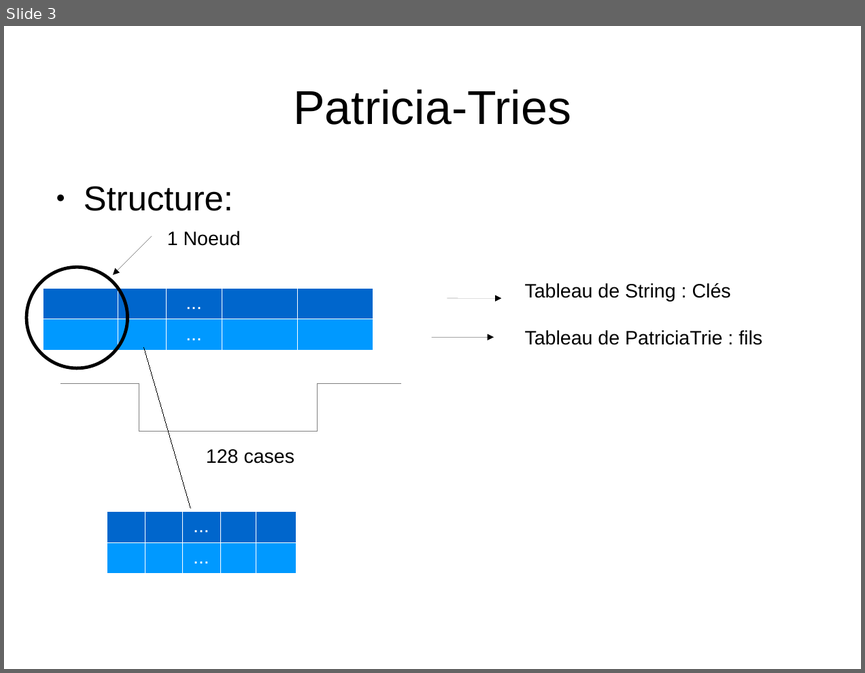
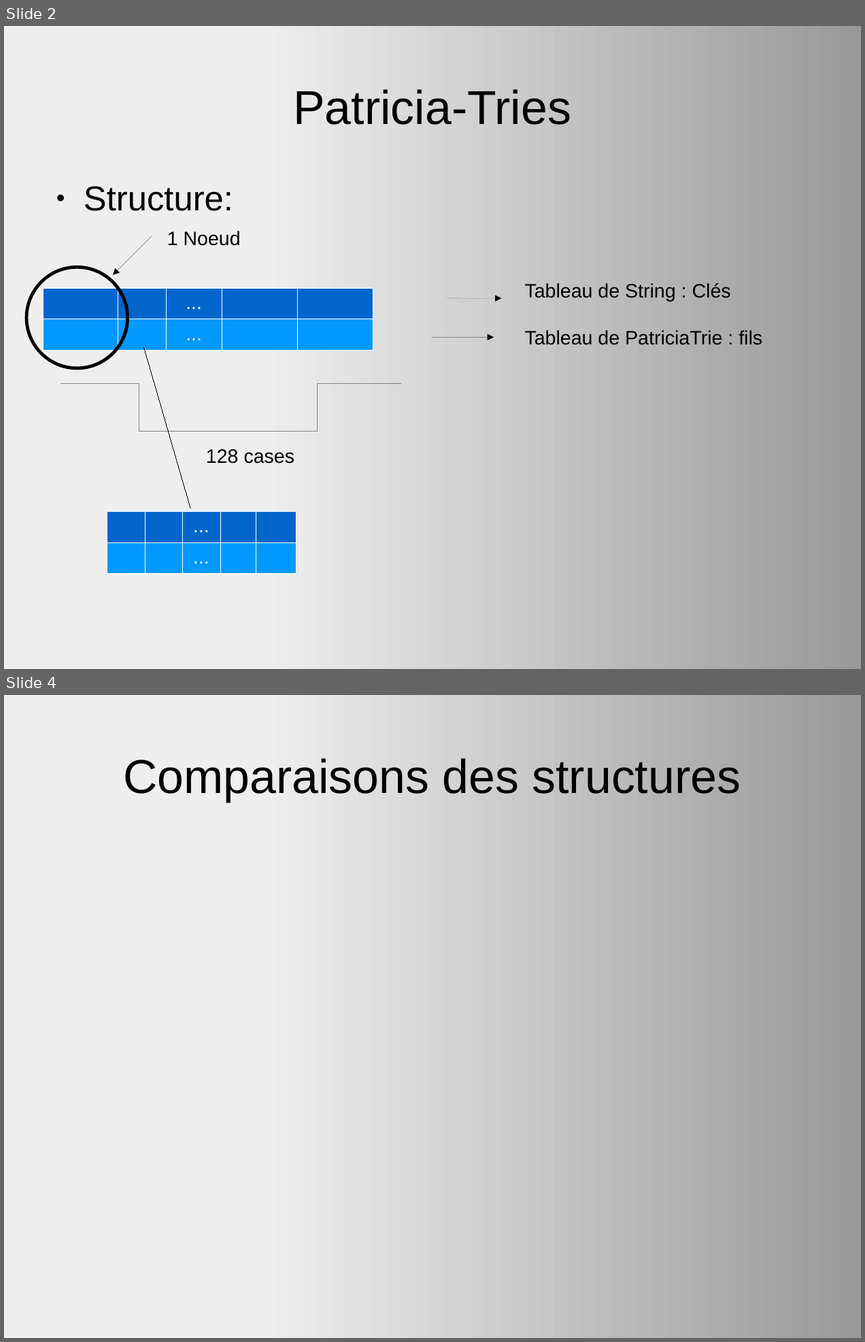
Before and after one commit to Krihox/algavproject, a slide deck: ALGAV/rapport/diapo_ALGAV.odp. Shown one above the other, each under a label of ours: slide 3 before the commit, slides 2 and 4 after it; the slides between them are not shown. The pictures are 865x673 and 865x1342 pixels, drawn with LibreOffice and Linux fonts; fonts in the diff are those of the drawing. Boxes give left, top, right and bottom in pixels: in the first picture for what was removed or moved away, otherwise in the second. Text is boxed around its words. In the diff, an @@ line names an element or a change of style, - is before the commit and + after.

```diff
--- a/ALGAV/rapport/diapo_ALGAV.odp
+++ b/ALGAV/rapport/diapo_ALGAV.odp
@@ slide 4 added at (x1=4, y1=695, x2=861, y2=1338), background gradient #EEEEEE to #999999 @@
@@ title added at (x1=123, y1=758, x2=740, y2=802), 44 pt, text #000000 @@
+Comparaisons des structures
@@ what was slide 3 is now slide 2 @@
@@ slide 2 changed as well @@
@@ background #FFFFFF to gradient #EEEEEE to #999999 @@
```
Also in this commit, not shown: 1 other slide changed, 2 other slides added, 2 slides removed.
